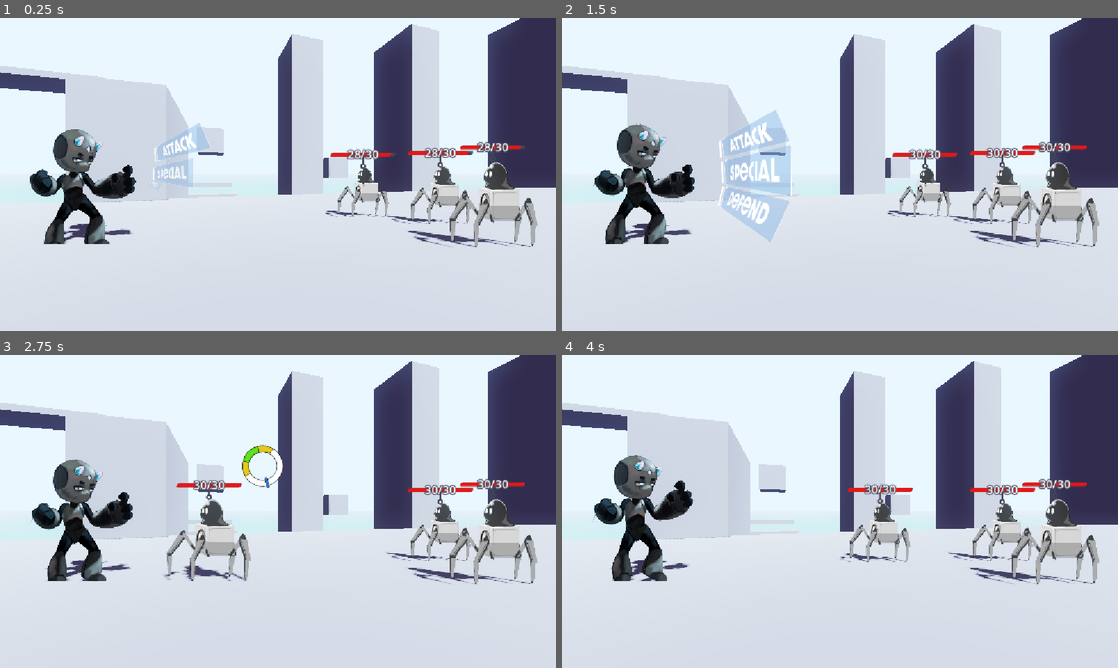
Above: before the commit, frames 1-4 (two rows, left to right).
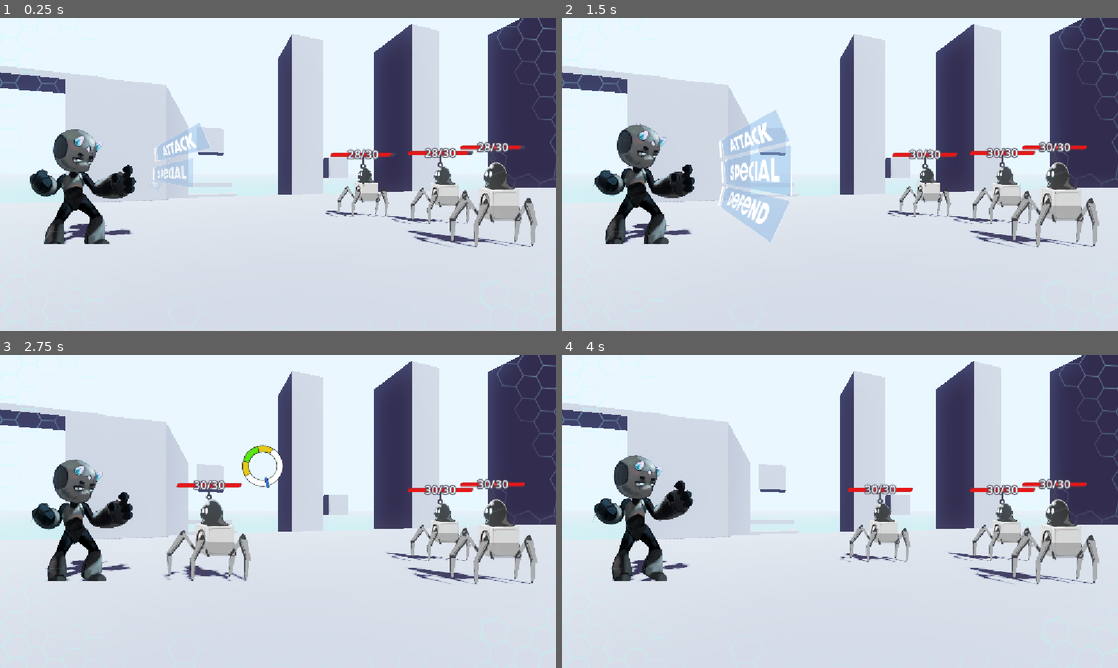
Above: after the commit, the same moments.

Repository: ProgrammerOnCoffee/operation-daemon
Game: Godot game, scene res://scenes/Test/node_2d.tscn
Two runs of this game, one before a commit and one after it. Both use one fixed random seed, a clock stepped at 60 frames per second and the inputs below. This scene is started directly instead of the project's main scene.
Inputs (mouse positions are in pixels of both pictures, inside the frame that each line leads up to):
- Up to frame 1 (0.25 s): no input
- Up to frame 2 (1.5 s): move the mouse to (962, 158) at 0.52 s; hold Right (select_right) 0.53-1.28 s; hold Space (qte_press) 0.53-1.28 s; click (962, 158) at 0.67 s; move the mouse to (728, 190) at 1.27 s; hold Left (select_left) from 1.28 s (still down); tap Space (qte_press) at 1.35 s; click (728, 190) at 1.42 s
- Up to frame 3 (2.75 s): move the mouse to (333, 442) at 2.02 s; release Left (select_left) at 2.03 s; hold Right (select_right) from 2.03 s (still down); hold Space (qte_press) from 2.03 s (still down); click (333, 442) at 2.17 s
- Up to frame 4 (4 s): move the mouse to (812, 574) at 2.77 s; release Space (qte_press) at 2.78 s; tap Space (qte_press) at 2.85 s; click (812, 574) at 2.92 s; move the mouse to (1006, 558) at 3.52 s; release Right (select_right) at 3.53 s; hold Left (select_left) from 3.53 s (still down); hold Space (qte_press) from 3.53 s (still down); click (1006, 558) at 3.67 s

The runs differ from the first frame. In frame 1, 0.3% of the frame differs, in the area x 0-100%, y 0-72%; in frame 2, 0.3%; in frame 3, 0.3%; in frame 4, 0.3%.

Commit message:
Implement combat UI overlay

Diff:
--- a/scenes/combat_handler.tscn
+++ b/scenes/combat_handler.tscn
@@ -14,6 +14,7 @@
 [ext_resource type="Texture2D" uid="uid://bs4m2ms4awmj4" path="res://assets/UI Elements/Defend.png" id="8_gq7i8"]
 [ext_resource type="Shader" uid="uid://juyl0gwble8l" path="res://resources/blur.gdshader" id="8_oebxs"]
 [ext_resource type="BitMap" uid="uid://ccunaudm0isso" path="res://assets/UI Elements/Defend_Bitmap.png" id="9_orqql"]
+[ext_resource type="Texture2D" uid="uid://p10h0jm4xtyn" path="res://assets/UI Elements/Ui_Overlay.png" id="15_oebxs"]
 
 [sub_resource type="ShaderMaterial" id="ShaderMaterial_kogqg"]
 shader = ExtResource("8_oebxs")
@@ -190,3 +191,15 @@
 layout_mode = 2
 size_flags_horizontal = 4
 text = "Return To Laboratory"
+
+[node name="Overlay" type="TextureRect" parent="." unique_id=1721509592]
+self_modulate = Color(5.1105056, 5.1105056, 5.1105056, 0.5)
+anchors_preset = 15
+anchor_right = 1.0
+anchor_bottom = 1.0
+grow_horizontal = 2
+grow_vertical = 2
+mouse_filter = 2
+texture = ExtResource("15_oebxs")
+expand_mode = 1
+stretch_mode = 6
